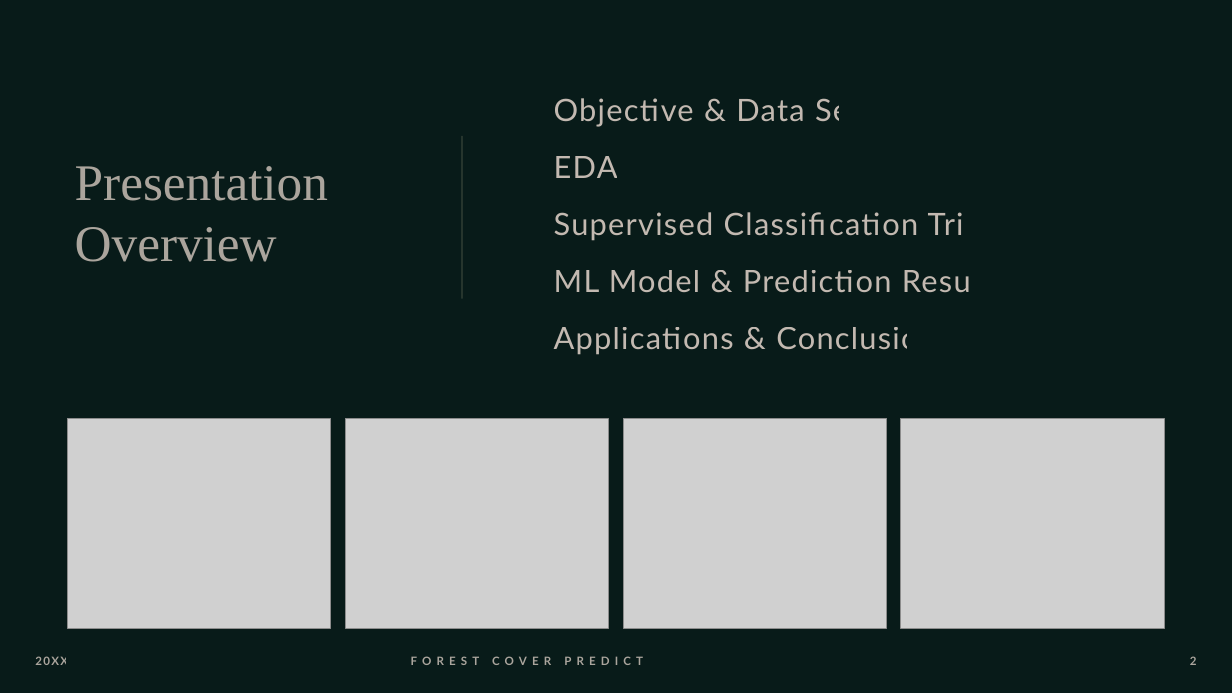
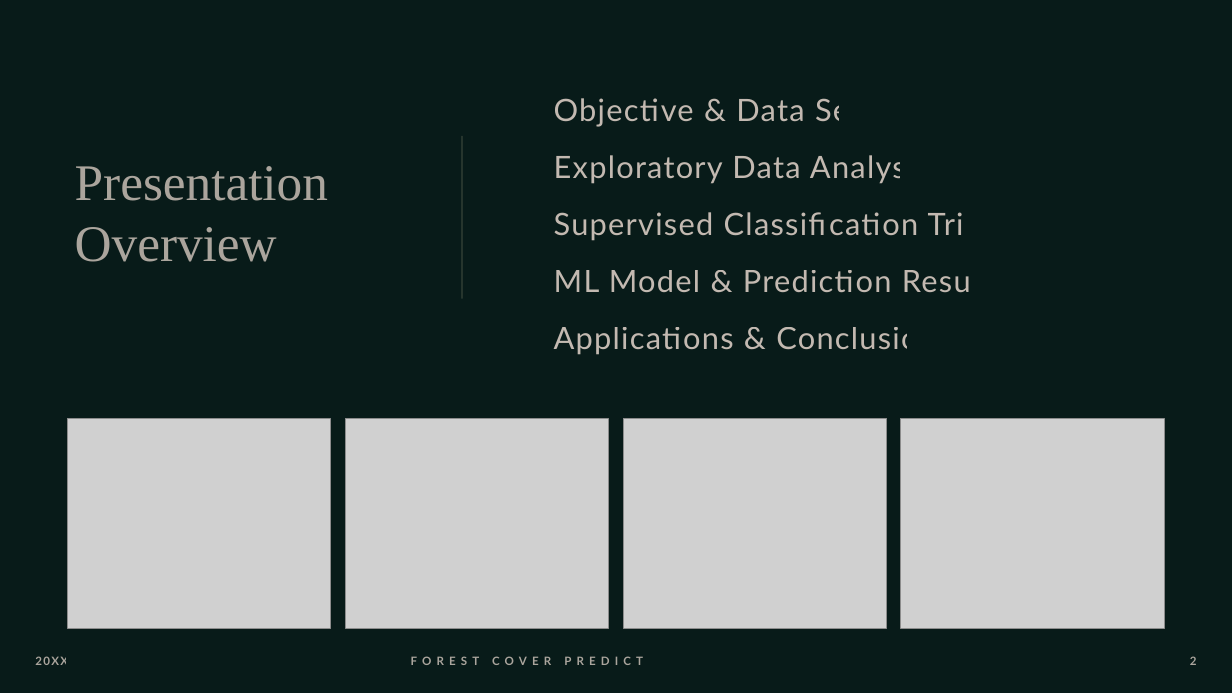
Before and after one commit to pfandan/Forest_Cover_Type_Predictions, a slide deck: slide 2 of ForestCoverML_Presentation_editedDML.pptx. Drawn at 1232x693 pixels with LibreOffice and Linux fonts; fonts in the diff are those of the drawing; grey boxes stand for pictures. Boxes give left, top, right and bottom in pixels: in the first picture for what was removed or moved away, otherwise in the second. Text is boxed around its words. In the diff, an @@ line names an element or a change of style, - is before the commit and + after.

```diff
--- a/ForestCoverML_Presentation_editedDML.pptx
+++ b/ForestCoverML_Presentation_editedDML.pptx
@@ text at (554,155,929,184): text changed @@
-EDA
+Exploratory Data Analysis
```
Also in this commit, not shown: 6 other slides changed, 3 slides added, 1 slide removed.
